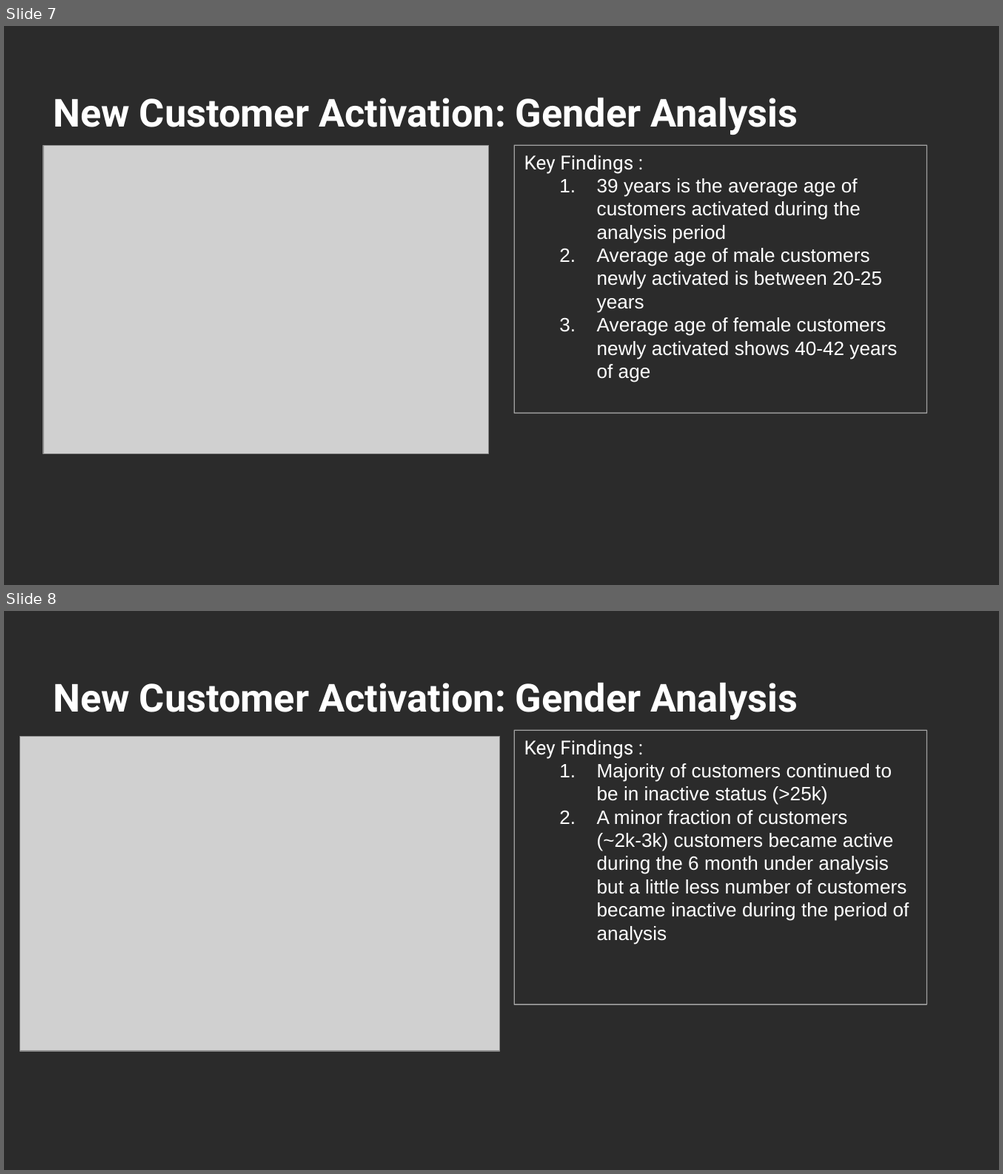
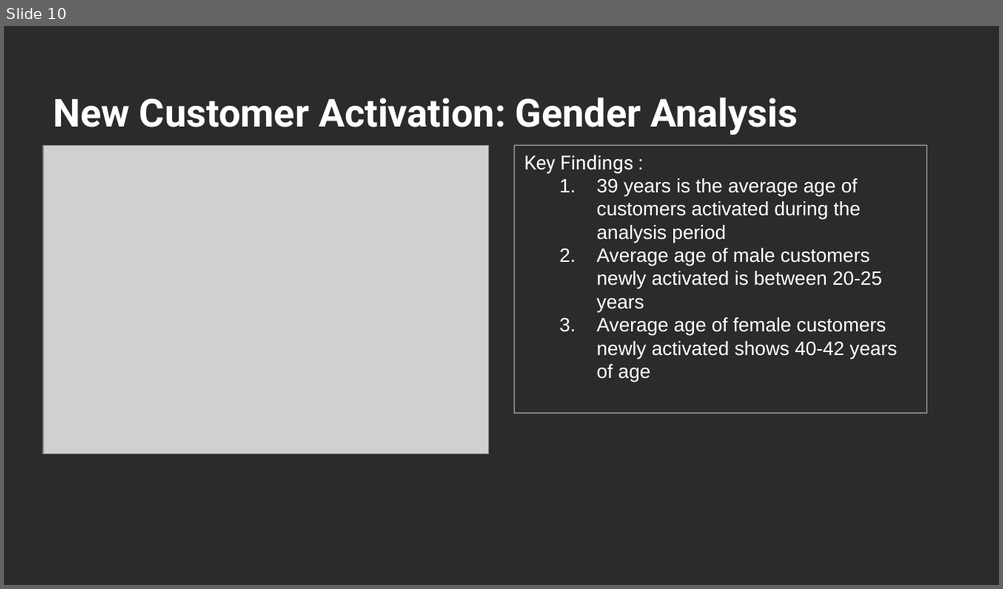
Before and after one commit to ArijitDana/Customer_Retention_Analysis, a slide deck: Customer_Retention_Analysis.pptx. Shown one above the other, each under a label of ours: slides 7 and 8 before the commit, slide 10 after it. The pictures are 1003x1174 and 1003x589 pixels, drawn with LibreOffice and Linux fonts; fonts in the diff are those of the drawing; grey boxes stand for pictures; background and template pictures are left out; a plain dark background stands for a picture behind light text. Boxes give left, top, right and bottom in pixels: in the first picture for what was removed or moved away, otherwise in the second. Text is boxed around its words. In the diff, an @@ line names an element or a change of style, - is before the commit and + after.

```diff
--- a/Customer_Retention_Analysis.pptx
+++ b/Customer_Retention_Analysis.pptx
@@ slide 8 removed at <box>4,611,999,1170</box>, background picture (left out) @@
@@ text removed at <box>54,682,798,720</box> @@
-New Customer Activation: Gender Analysis
@@ picture removed at <box>20,736,499,1051</box> @@
@@ rectangle removed at <box>514,730,927,1005</box> @@
-Key Findings :
-    1. Majority of customers continued to be in inactive status (>25k)
-    2. A minor fraction of customers (~2k-3k) customers became active during the 6 month under analysis but a little less number of customers became inactive during the period of analysis
@@ what was slide 7 is now slide 10 @@
```
Also in this commit, not shown: 2 slides changed, 3 slides added.
